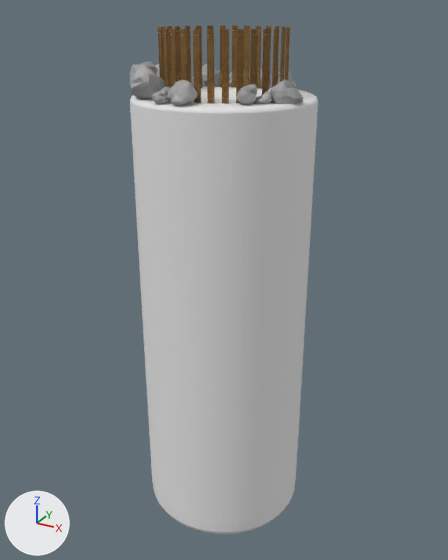
One commit to the FBX model Content/Models/arena.fbx: the scene before it, then after it.
Both versions are drawn from a camera (50 mm lens) standing at (9.94, -18.08, 1.56) and looking at (-0.09, 0.17, -7.56). Every picture has the same lights, and +X, +Y and +Z are marked at lower left. Where no turn or scale is listed for an object, it has been applied to the vertices.

Objects in the first picture: 'Stone.002', 'Stone2.002', 'Stone3.001', 'Stone3.002', 'Stone3.004', 'fence.053', 'fence.065', 'fence.071', 'walec'.
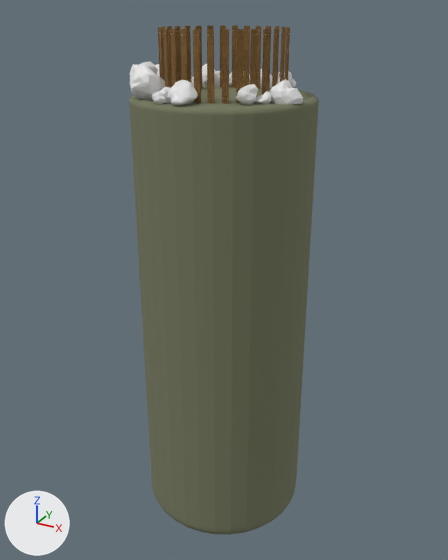
The change, as a diff of the scene's bpy script:
```diff
--- a/Content/Models/arena.fbx.py
+++ b/Content/Models/arena.fbx.py
@@ mat_area @@
 mat_area = principled_material('area')
-mat_area.base_color = (0.8, 0.8, 0.8)  # white #e7e7e7
+mat_area.base_color = (0.179, 0.192, 0.113)  # dark green #75795e
 mat_area.roughness = 1.0
@@ me_cube_182 @@
 # used by ob_stone_002; location = (2.39, -0.64, -1.0)
-me_cube_182.from_pydata(...)  # 98 vertices, 96 faces; spans x -0.448..0.584, y -0.452..0.513, z 0.0..0.647
-me_cube_182.materials.append(mat_stone)  # grey #a1a1a1
+me_cube_182.from_pydata(...)  # 98 vertices, 192 faces; spans x -0.448..0.584, y -0.452..0.513, z 0.0..0.647
+# me_cube_182 part 1
+# 96 faces are deleted
+# 192 new faces join them
+me_cube_182.materials.append(mat_nails)  # white #e7e7e7
@@ me_cube_196 @@
 # used by ob_stone3_004; location = (-1.59, -1.96, -1.0)
-me_cube_196.from_pydata(...)  # 130 vertices, 214 faces; spans x -0.649..0.537, y -0.603..0.619, z 0.001..1.044
+me_cube_196.from_pydata(...)  # 130 vertices, 256 faces; spans x -0.649..0.537, y -0.603..0.619, z 0.001..1.044
+# me_cube_196 part 2
+# 42 faces are deleted
+# 84 new faces join them
+# me_cube_196 part 3: 172 faces spanning x -0.649..0.537, y -0.603..0.619, z 0.001..1.044 switch from mat_stone_004 (grey #a8a8a8) to mat_nails (white #e7e7e7)
@@ me_cube_198 @@
 me_cube_198.from_pydata(...)  # 130 vertices, 214 faces; spans x -0.296..0.282, y -0.323..0.37, z 0.0..0.542
-me_cube_198.materials.append(mat_stone_004)  # grey #a8a8a8
+me_cube_198.materials.append(mat_nails)  # white #e7e7e7
@@ me_cube_189 @@
 me_cube_189.from_pydata(...)  # 218 vertices, 296 faces; spans x -0.363..0.425, y -0.575..0.414, z 0.112..0.743
-me_cube_189.materials.append(mat_stone_002)  # grey #a8a8a8
+me_cube_189.materials.append(mat_nails)  # white #e7e7e7
@@ me_cube_197 @@
 # used by ob_stone3_001; location = (-0.63, -2.71, -1.0)
-me_cube_197.from_pydata(...)  # 130 vertices, 214 faces; spans x -0.207..0.223, y -0.195..0.226, z 0.0..0.38
+me_cube_197.from_pydata(...)  # 130 vertices, 256 faces; spans x -0.207..0.223, y -0.195..0.226, z 0.0..0.38
+# me_cube_197 part 4
+# 42 faces are deleted
+# 84 new faces join them
+# me_cube_197 part 5: 172 faces spanning x -0.207..0.223, y -0.195..0.226, z 0.0..0.38 switch from mat_stone_004 (grey #a8a8a8) to mat_nails (white #e7e7e7)
```

What differs and where, as boxes [x1, y1, x2, y2] in the pictures (448 x 560 px):
'walec', recoloured (grey to green)
    both: [129, 86, 319, 535]
'Stone2.002', recoloured (grey to white)
    both: [170, 80, 198, 106]
'Stone3.002', recoloured
    both: [236, 84, 258, 105]
part 1 of me_cube_182, built on
    both: [270, 79, 303, 104]
part 2 of me_cube_196, built on
    both: [130, 64, 165, 93]
part 3 of me_cube_196, recoloured (grey to white)
    both: [129, 61, 165, 100]
part 4 of me_cube_197, built on
    both: [152, 91, 168, 102]
part 5 of me_cube_197, recoloured
    both: [152, 90, 168, 104]
